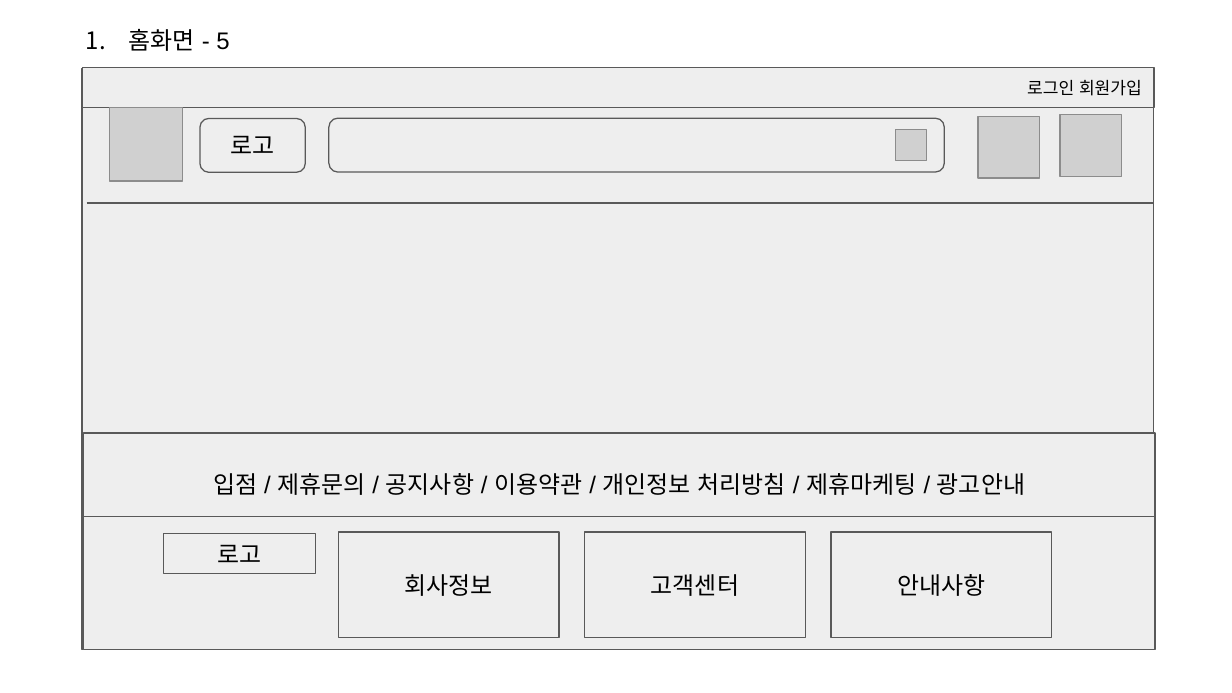
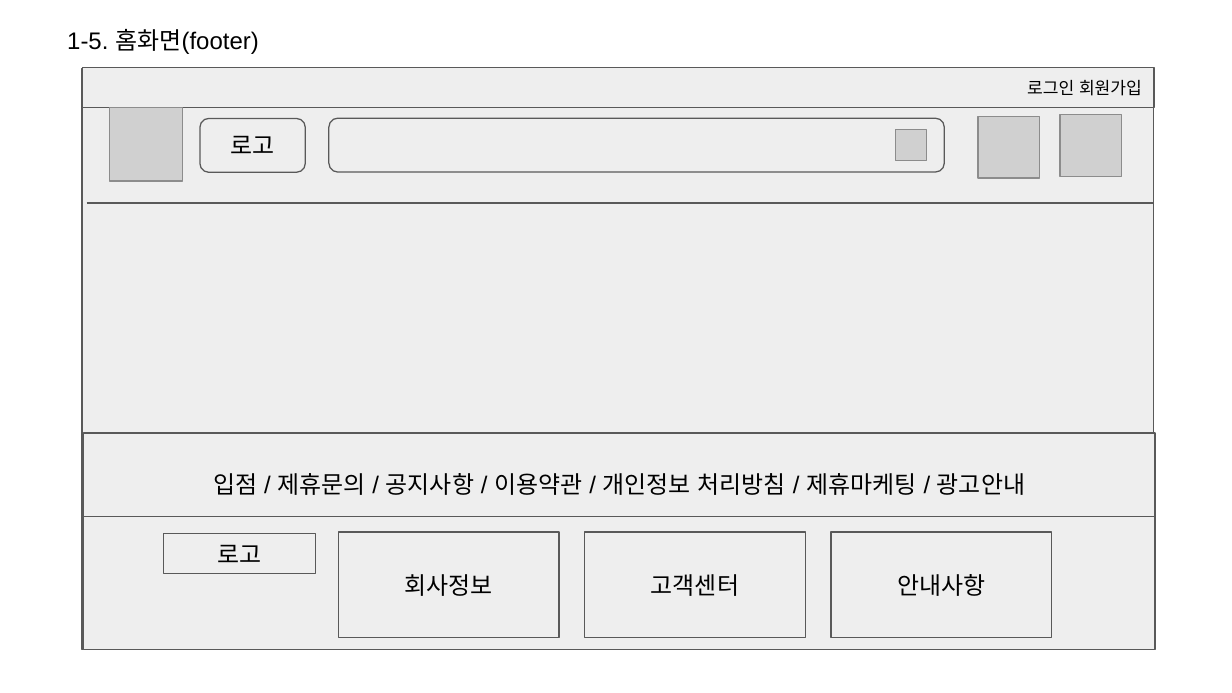
Before and after one commit to smileeeey/DDoreka, a slide deck: slide 5 of doc/공통 프로젝트(쇼핑몰).pptx. Drawn at 1232x693 pixels with LibreOffice and Linux fonts; fonts in the diff are those of the drawing; grey boxes stand for pictures. Boxes give left, top, right and bottom in pixels: in the first picture for what was removed or moved away, otherwise in the second. Text is boxed around its words. In the diff, an @@ line names an element or a change of style, - is before the commit and + after.

```diff
--- a/doc/공통 프로젝트(쇼핑몰).pptx
+++ b/doc/공통 프로젝트(쇼핑몰).pptx
@@ text at bbox=[67, 29, 259, 54]: text changed @@
-1. 홈화면 - 5
+1-5. 홈화면(footer)
```
Also in this commit, not shown: 11 other slides changed, 17 slides added, 4 other files.
